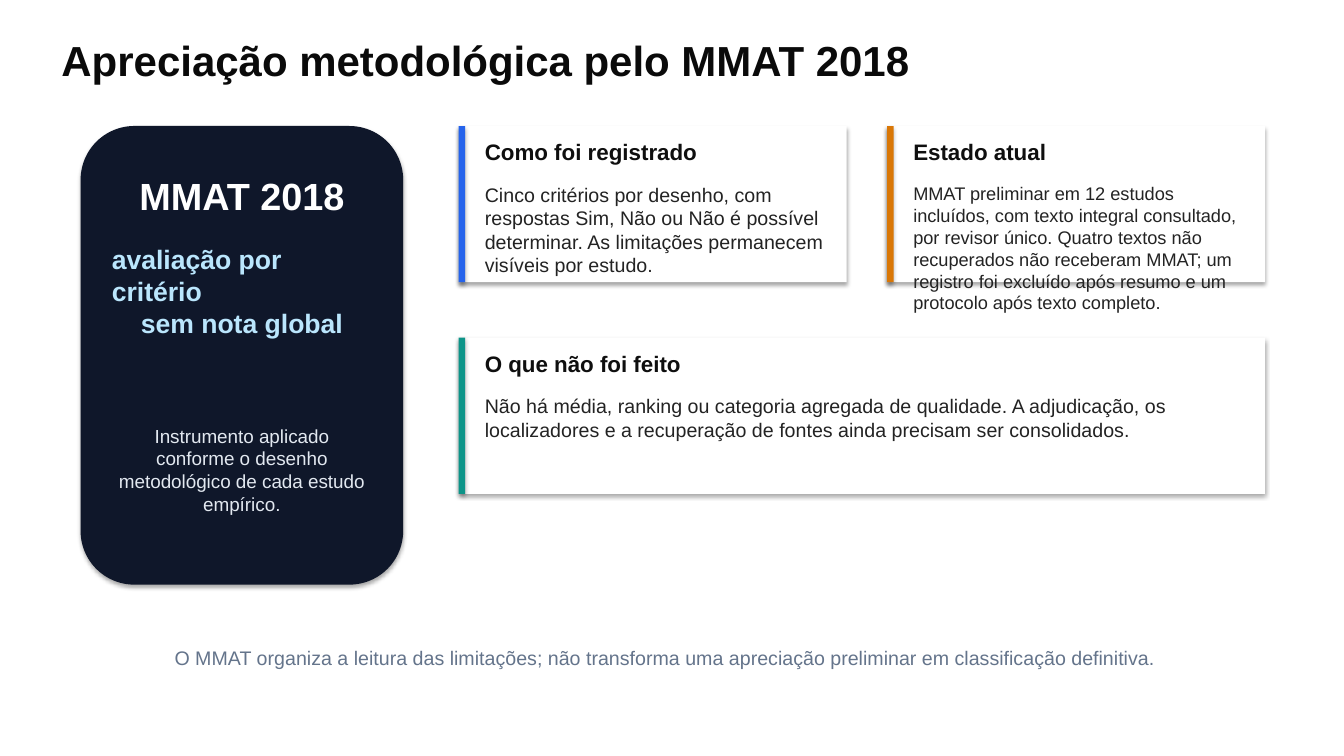
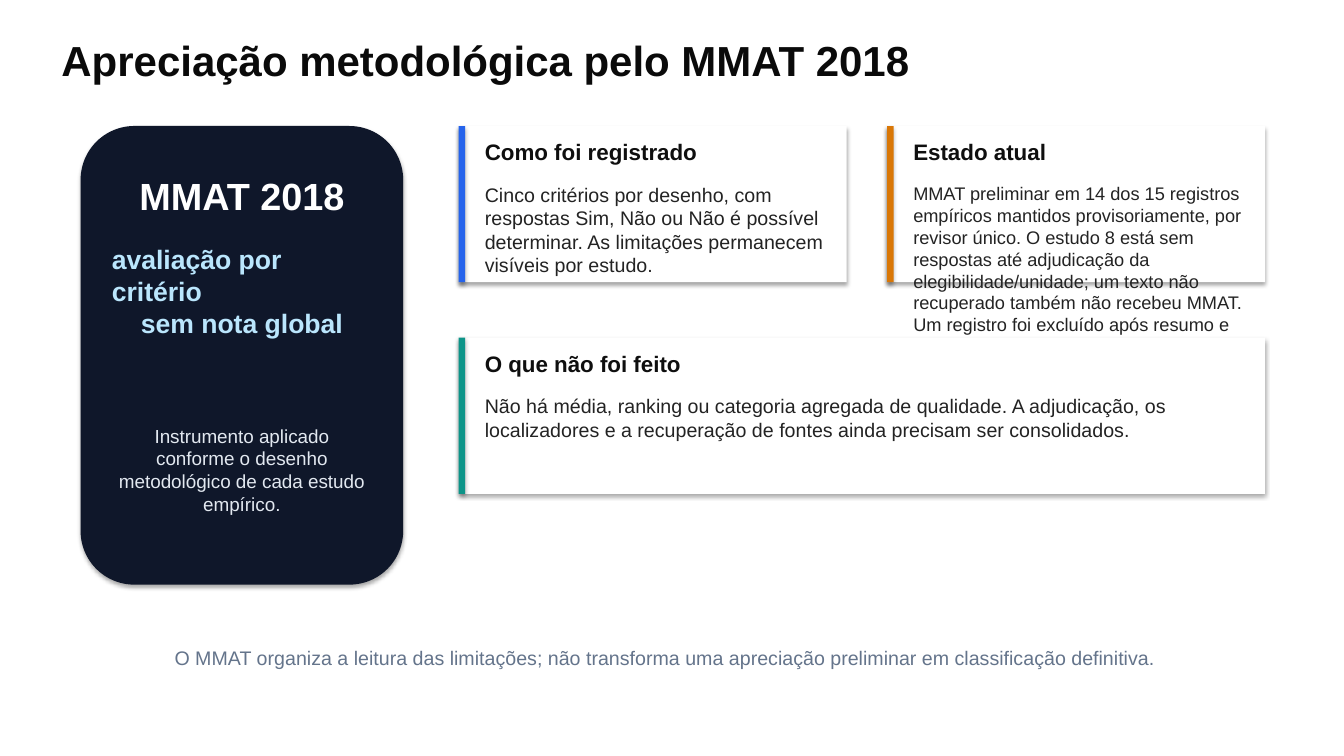
Before and after one commit to thalesfb/ccw, a slide deck: slide 13 of results/tcc/presentation/ensino_personalizado_de_matematica_tcc.pptx. Drawn at 1344x756 pixels with LibreOffice and Linux fonts; fonts in the diff are those of the drawing. Boxes give left, top, right and bottom in pixels: in the first picture for what was removed or moved away, otherwise in the second. Text is boxed around its words. In the diff, an @@ line names an element or a change of style, - is before the commit and + after.

Commit message:
:books: docs(tcc): sync defense deck and public pages
Publish the reviewed MMAT state across the canonical deck, editable export, navigation, and reader-facing pages while preserving the distinction between the TCC and the earlier PTC presentation.

```diff
--- a/results/tcc/presentation/ensino_personalizado_de_matematica_tcc.pptx
+++ b/results/tcc/presentation/ensino_personalizado_de_matematica_tcc.pptx
@@ text at (x1=913, y1=186, x2=1242, y2=335): text changed @@
-MMAT preliminar em 12 estudos incluídos, com texto integral consultado, por revisor único. Quatro textos não recuperados não receberam MMAT; um registro foi excluído após resumo e um protocolo após texto completo.
+MMAT preliminar em 14 dos 15 registros empíricos mantidos provisoriamente, por revisor único. O estudo 8 está sem respostas até adjudicação da elegibilidade/unidade; um texto não recuperado também não recebeu MMAT. Um registro foi excluído após resumo e um protocolo após texto completo.
```
Also in this commit, not shown: 5 other slides changed, 13 other files.
